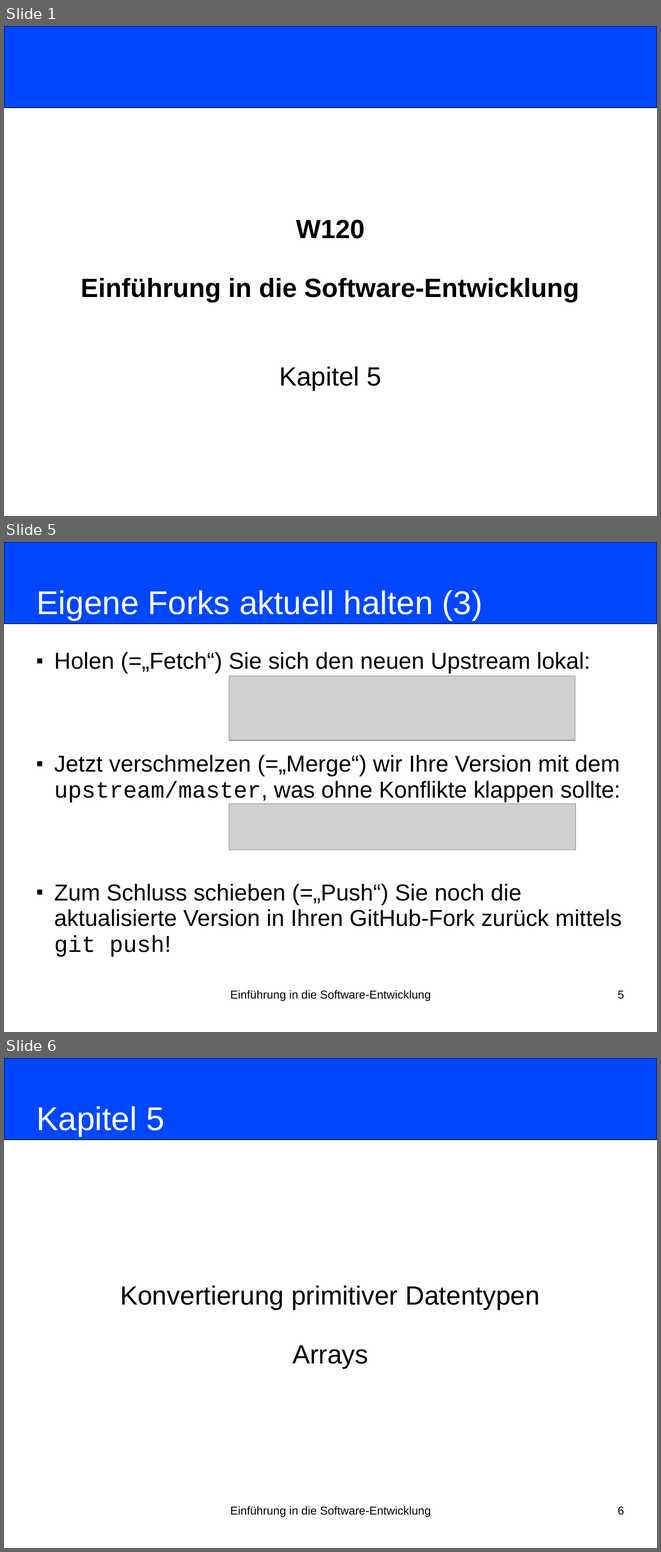
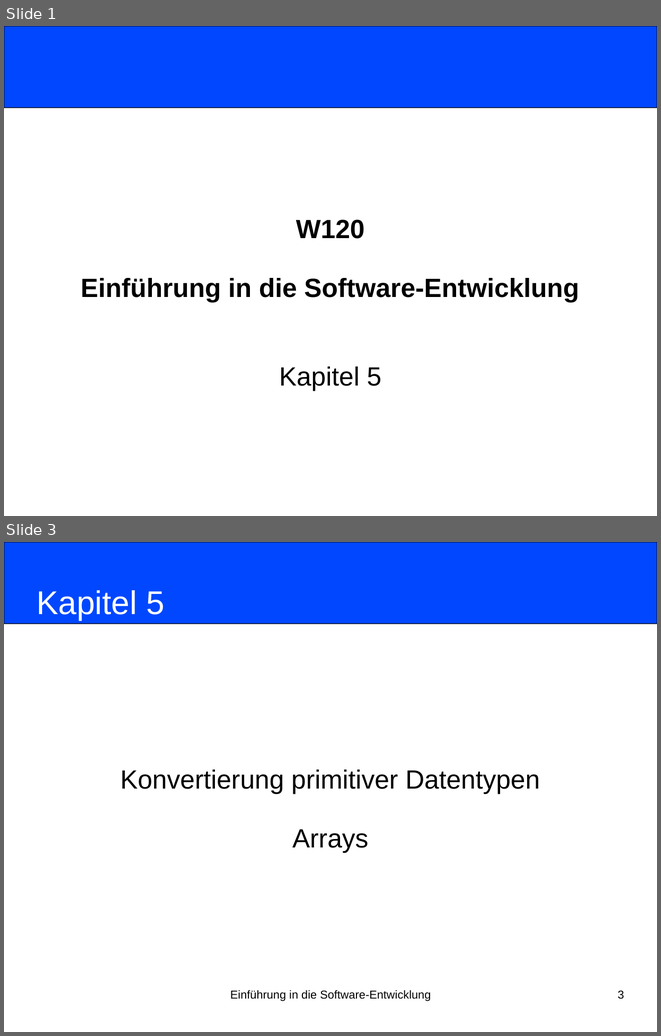
Before and after one commit to nordakademie-einfuehrung-java/vorlesungsskript, a slide deck: folien/Semester_03_Termin_06_Kapitel05.pptx. Shown one above the other, each under a label of ours: slides 1, 5 and 6 before the commit, slides 1 and 3 after it; the slides between them are not shown. The pictures are 661x1552 and 661x1036 pixels, drawn with LibreOffice and Linux fonts; fonts in the diff are those of the drawing; grey boxes stand for pictures. Boxes give left, top, right and bottom in pixels: in the first picture for what was removed or moved away, otherwise in the second. Text is boxed around its words. In the diff, an @@ line names an element or a change of style, - is before the commit and + after.

Commit message:
Switched git-cli intro with re-fork

```diff
--- a/folien/Semester_03_Termin_06_Kapitel05.pptx
+++ b/folien/Semester_03_Termin_06_Kapitel05.pptx
@@ slide 5 removed at bbox=[4, 542, 657, 1032], background #FFFFFF @@
@@ rounded rectangle removed at bbox=[4, 542, 657, 624] @@
@@ title removed at bbox=[37, 590, 483, 620] @@
-Eigene Forks aktuell halten (3)
@@ subtitle removed at bbox=[54, 652, 621, 956] @@
-■ Holen (=„Fetch“) Sie sich den neuen Upstream lokal:
-■ Jetzt verschmelzen (=„Merge“) wir Ihre Version mit dem upstream/master, was ohne Konflikte klappen sollte:
-■ Zum Schluss schieben (=„Push“) Sie noch die aktualisierte Version in Ihren GitHub-Fork zurück mittels git push!
@@ picture removed at bbox=[229, 676, 575, 740] @@
@@ picture removed at bbox=[229, 804, 576, 850] @@
@@ text removed at bbox=[230, 990, 431, 1000] @@
-Einführung in die Software-Entwicklung
@@ page number removed at bbox=[618, 990, 624, 999] @@
-5
@@ what was slide 6 is now slide 3 @@
@@ page number at bbox=[618, 990, 624, 999]: text changed @@
-6
+3
```
Also in this commit, not shown: 1 slide added, 3 other slides removed, 1 other file.
